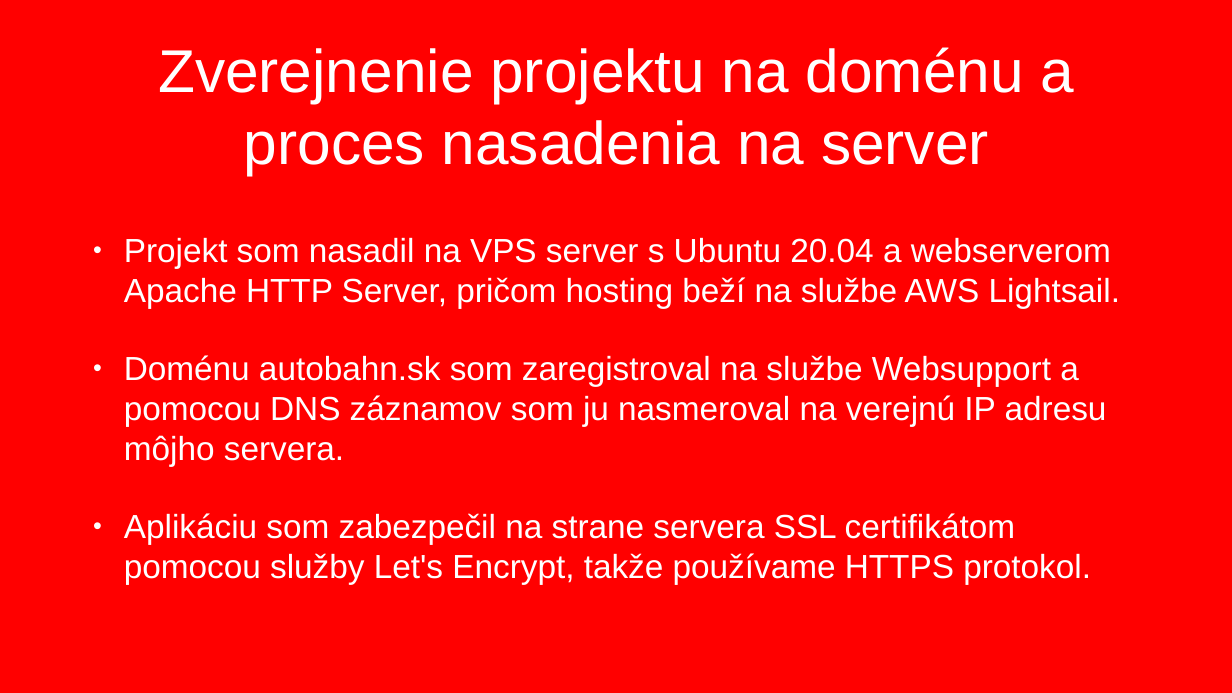
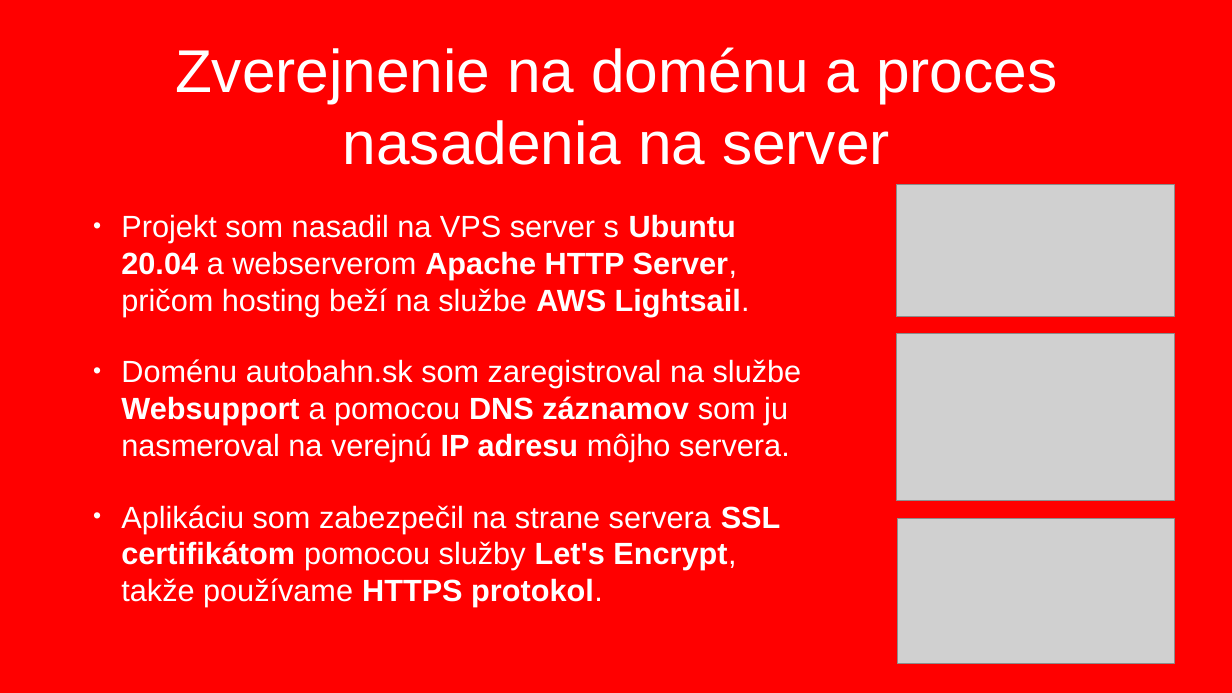
Before and after one commit to Autobahn-sk/Autobahn.sk, a slide deck: slide 9 of __prezentacia__/Prezentácia Martin Mojžiš.pptx. Drawn at 1232x693 pixels with LibreOffice and Linux fonts; fonts in the diff are those of the drawing; grey boxes stand for pictures; background and template pictures are left out. Boxes give left, top, right and bottom in pixels: in the first picture for what was removed or moved away, otherwise in the second. Text is boxed around its words. In the diff, an @@ line names an element or a change of style, - is before the commit and + after.

```diff
--- a/__prezentacia__/Prezentácia Martin Mojžiš.pptx
+++ b/__prezentacia__/Prezentácia Martin Mojžiš.pptx
@@ title at box(175, 47, 1057, 165): text changed @@
-Zverejnenie projektu na doménu a proces nasadenia na server
+Zverejnenie na doménu a proces nasadenia na server
@@ text "Projekt som nasadil na VPS ..." at box(121, 214, 802, 607): size 52 to 47.8 pt; bold on in "Ubuntu 20.04 Apache HTTP Server, AWS Lightsail.", "Websupport DNS záznamov IP adresu", "SSL certifikátom Let's Encrypt, HTTPS protokol."; indent changed; less space between paragraphs @@
@@ picture added at box(896, 184, 1174, 316) @@
@@ picture added at box(896, 334, 1174, 500) @@
@@ picture added at box(897, 518, 1174, 663) @@
```
Also in this commit, not shown: 11 other slides changed, 1 slide added.
